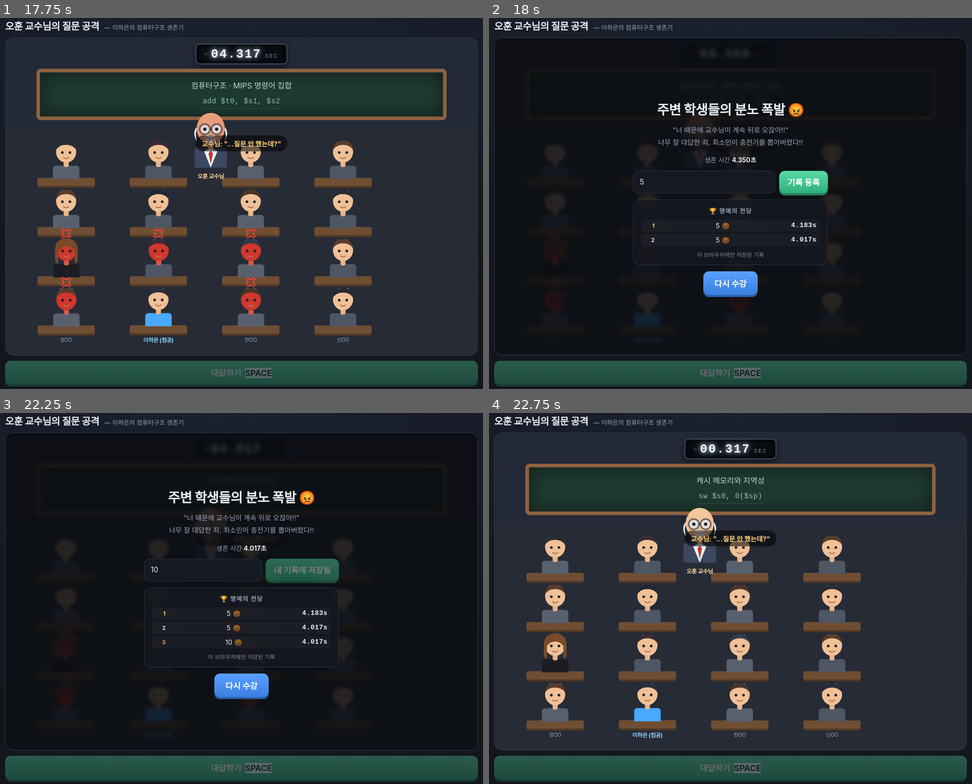
Above: before the commit, frames 1-4 (two rows, left to right).
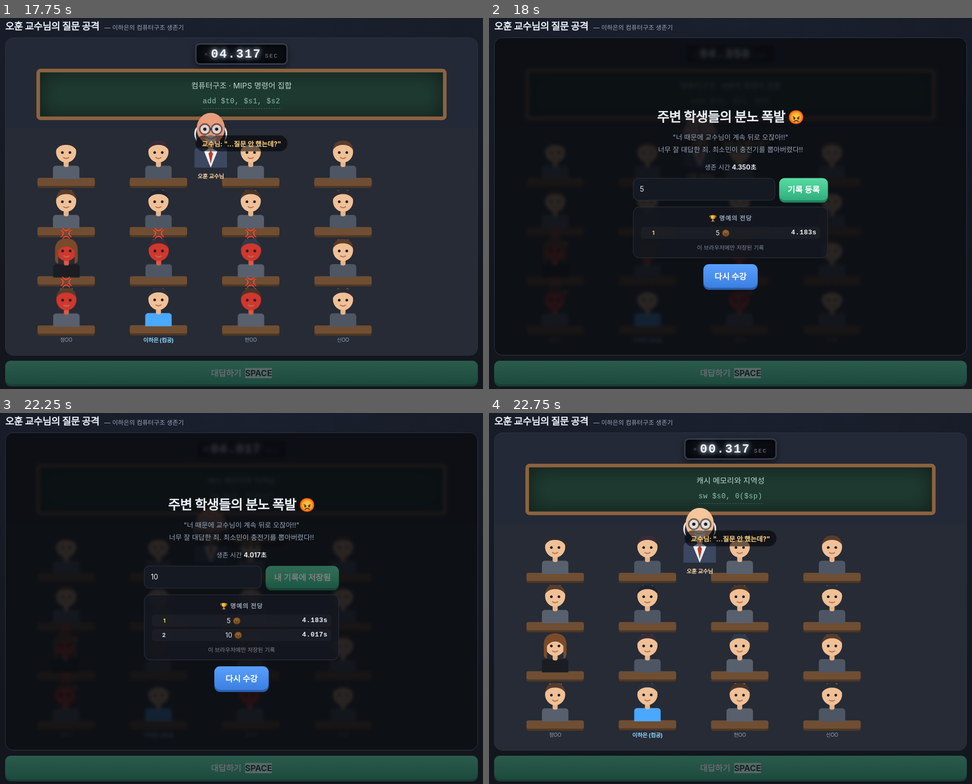
Above: after the commit, the same moments.

Repository: ozvshhh/ohhoon-quiz-game
Game: browser game, page index.html
Two runs of this game, one before a commit and one after it. Both use one fixed random seed, a clock stepped at 60 frames per second and the inputs below.
Inputs (mouse positions are in pixels of both pictures, inside the frame that each line leads up to; where the layout moved, square brackets give the same spot in the first picture):
- Up to frame 1 (17.75 s): click "수업 시작" at 0.27 s; tap Space every 0.33 s from 1.1 to 17.43 s; click "대답하기 SPACE" at 1.67 s; click (217, 188) at 4.67 s; type "5" at 4.67 s; tap Enter at 4.7 s; click "대답하기 SPACE" at 6.17 s; click "대답하기 SPACE" at 10.67 s; click "기록 등록" at 13.17 s
- Up to frame 2 (18 s): tap Space at 17.77 s
- Up to frame 3 (22.25 s): tap Space every 0.33 s from 18.1 to 22.1 s; click "대답하기 SPACE" at 19.67 s; click (217, 583) [217, 576] at 22.17 s; type "10" at 22.17 s; tap Enter at 22.2 s
- Up to frame 4 (22.75 s): tap Space at 22.43 s

Frame 1 is identical in both runs. In frame 2, 3.6% of the frame differs, in the area x 29-71%, y 22-76%; in frame 3, 4.0%, in the area x 29-71%, y 20-78%; in frame 4, nothing differs.

Commit message:
랭킹에서 같은 이름은 최고 기록만 표시, 중복 등록 차단
Co-Authored-By: Claude Opus 5 <noreply@anthropic.com>

Diff:
--- a/index.html
+++ b/index.html
@@ -576,9 +576,20 @@
   LB.local = lsGet(LS_KEY, []) || [];
   try{ nameInput.value = lsGet(LS_NAME,'') || ''; }catch(e){}
 
+  // 같은 이름은 최고 기록 하나만 남긴다 (중복 제거)
+  function dedupe(list){
+    const best = new Map();
+    (list||[]).forEach(r=>{
+      const key = String(r.name||'익명').trim().toLowerCase();
+      const prev = best.get(key);
+      if(!prev || Number(r.t||0) > Number(prev.t||0)) best.set(key, r);
+    });
+    return Array.from(best.values()).sort((a,b)=>Number(b.t||0)-Number(a.t||0));
+  }
+
   function renderLB(){
     const shared = LB.mode!=='local';
-    const rows = (shared ? LB.rows : LB.local).slice(0,10);
+    const rows = dedupe(shared ? LB.rows : LB.local).slice(0,10);
     lbList.innerHTML = rows.map((r,i)=>{
       const mine = LB.myKey && r.key===LB.myKey;
       const icon = r.cause==='stud' ? '😡' : '💥';
@@ -645,10 +656,12 @@
   })();
 
   async function submitScore(){
+    if(LB.submitting) return;
+    LB.submitting = true;
     const name = (nameInput.value||'').trim().slice(0,12) || '익명';
     lsSet(LS_NAME, name);
     const secs = (typeof S.lastTime === 'number') ? S.lastTime : S.t;
-    if(!(secs > 0)){ return; }   // 게임오버 기록이 없으면 등록하지 않는다
+    if(!(secs > 0)){ LB.submitting = false; return; }   // 게임오버 기록이 없으면 등록하지 않는다
     const rec = { name, t:+secs.toFixed(3), cause:S.lastCause || 'prof', ts:Date.now() };
 
     LB.local = (LB.local||[]).concat([rec]).sort((a,b)=>b.t-a.t).slice(0,10);
@@ -666,6 +679,7 @@
     }catch(e){
       saveBtn.textContent = '내 기록에만 저장됨';
     }finally{
+      LB.submitting = false;
       renderLB();
     }
   }
